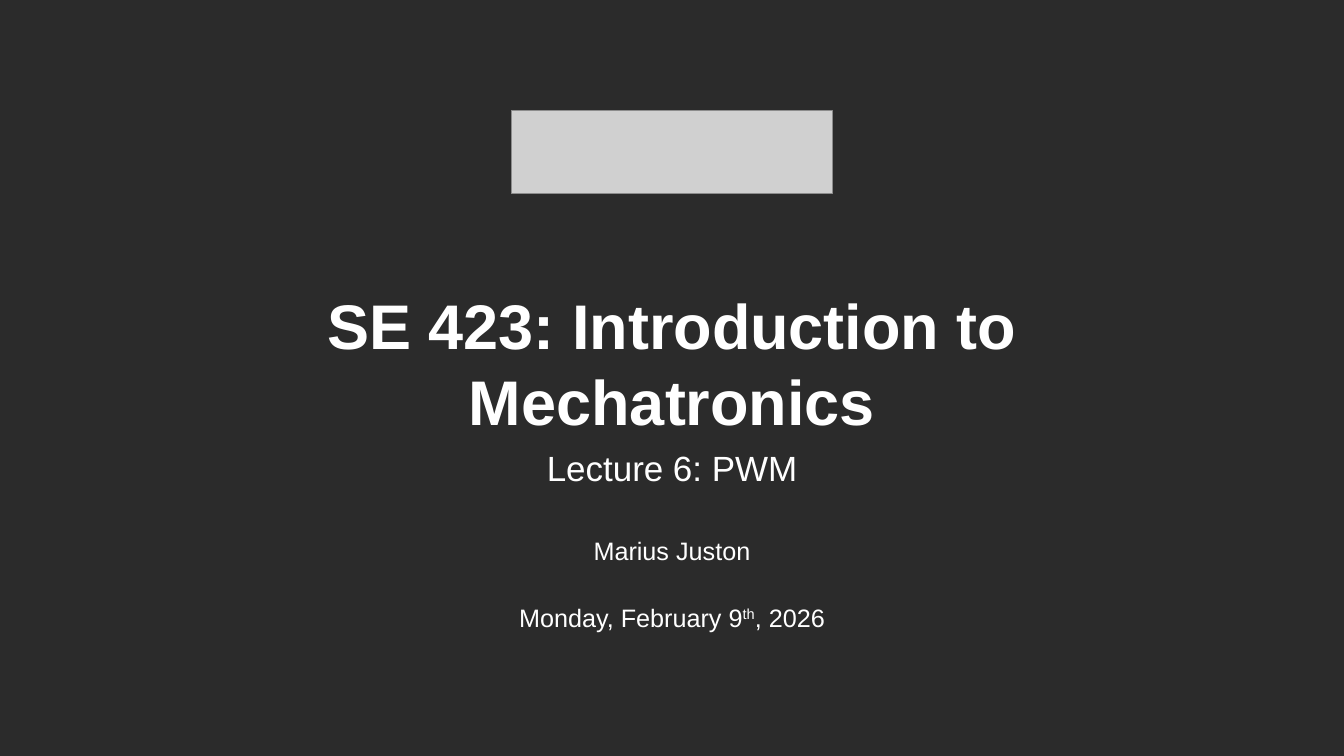
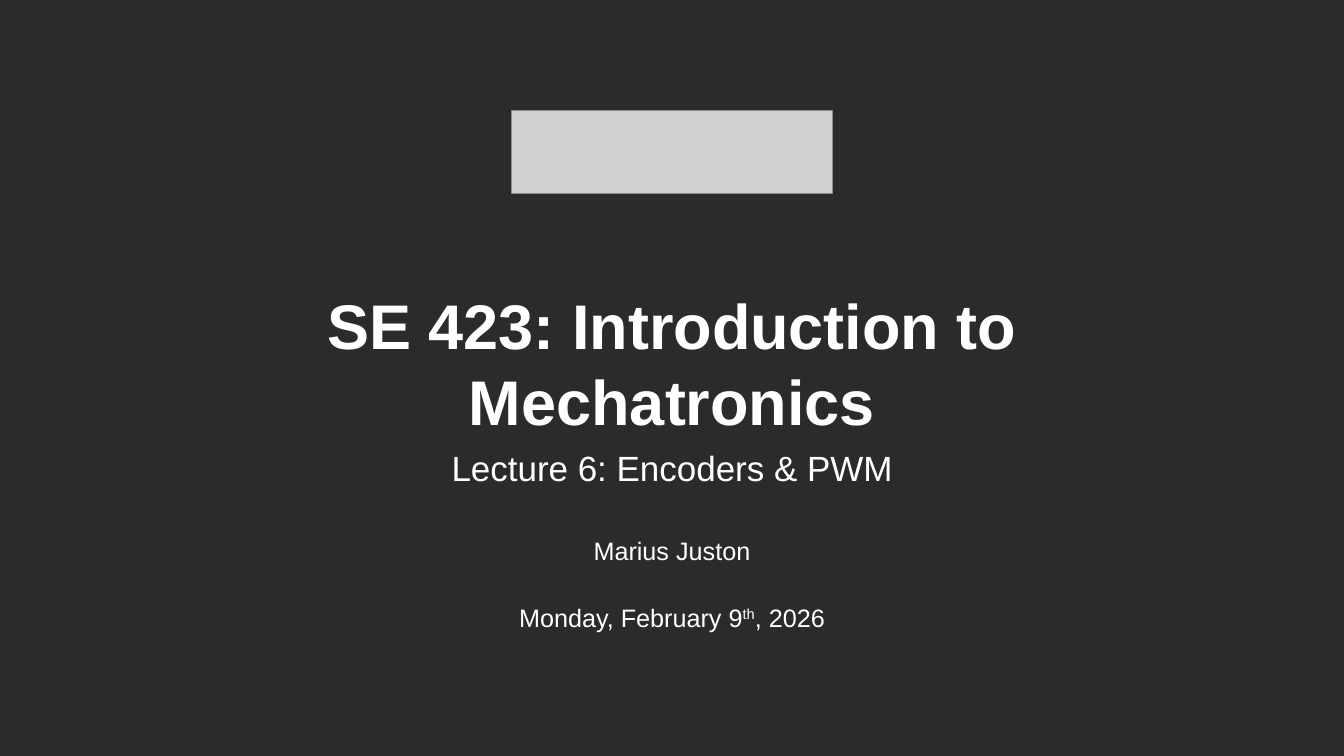
Before and after one commit to Marius-Juston/SE-423---Class-Material, a slide deck: slide 1 of Lectures/Slides/L6.pptx. Drawn at 1344x756 pixels with LibreOffice and Linux fonts; fonts in the diff are those of the drawing; grey boxes stand for pictures; background and template pictures are left out; a plain dark background stands for a picture behind light text. Boxes give left, top, right and bottom in pixels: in the first picture for what was removed or moved away, otherwise in the second. Text is boxed around its words. In the diff, an @@ line names an element or a change of style, - is before the commit and + after.

Commit message:
updated encoder slides

```diff
--- a/Lectures/Slides/L6.pptx
+++ b/Lectures/Slides/L6.pptx
@@ text at (452,455,892,482): text changed @@
-Lecture 6: PWM
+Lecture 6: Encoders & PWM
```
Also in this commit, not shown: 4 other slides changed, 18 slides added.
